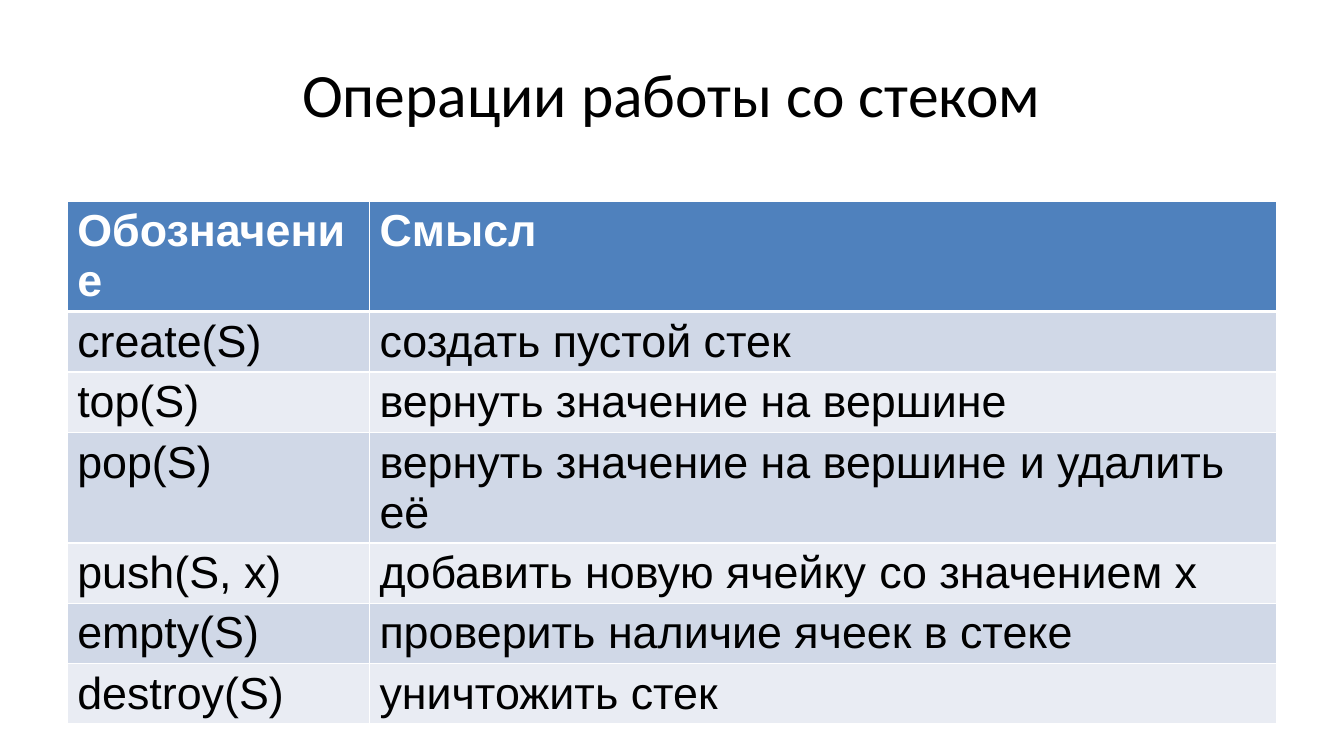
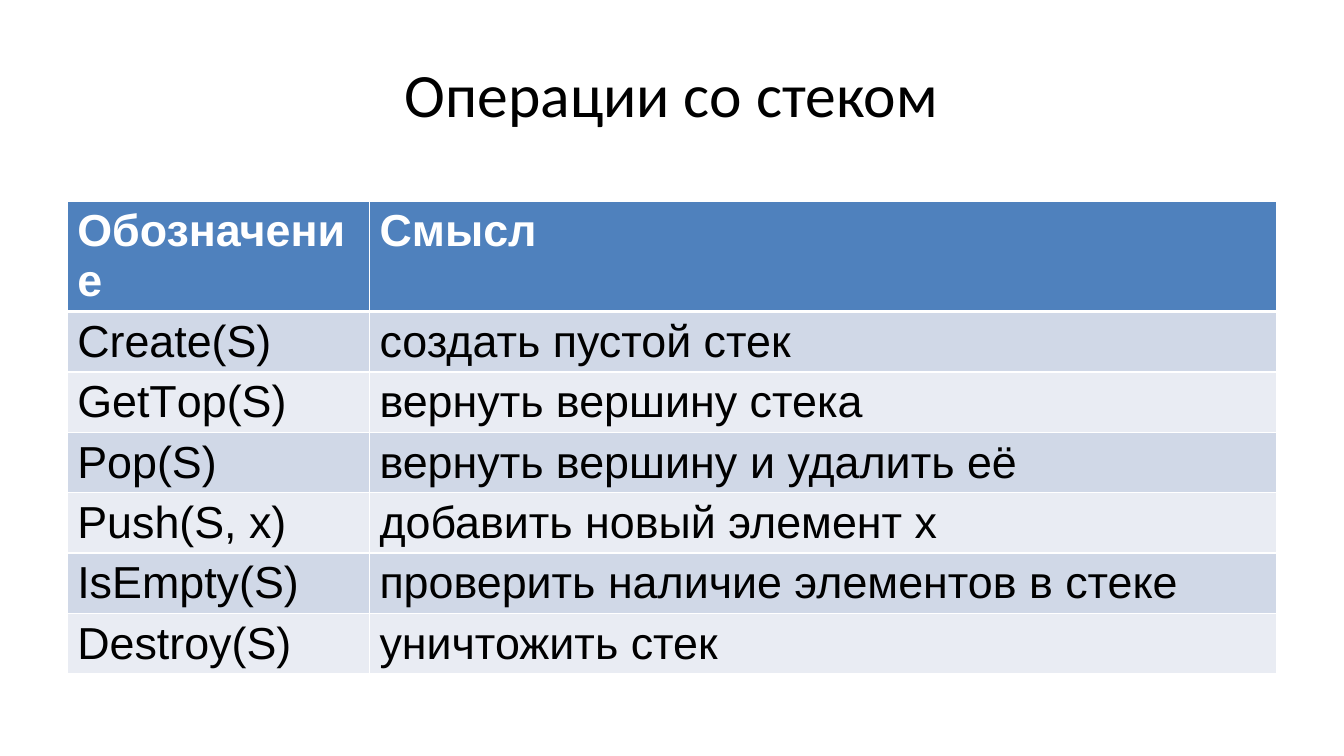
Before and after one commit to Evgueni-Petrov-aka-espetrov/Algorithms-and-Programming-in-C-pptx, a slide deck: slide 28 of 08 Списки.pptx. Drawn at 1344x756 pixels with LibreOffice and Linux fonts; fonts in the diff are those of the drawing. Boxes give left, top, right and bottom in pixels: in the first picture for what was removed or moved away, otherwise in the second. Text is boxed around its words. In the diff, an @@ line names an element or a change of style, - is before the commit and + after.

```diff
--- a/08 Списки.pptx
+++ b/08 Списки.pptx
@@ title at (405, 77, 938, 127): text changed @@
-Операции работы со стеком
+Операции со стеком
@@ table at (68, 201, 1277, 672) @@
-row 2, column 1: create(S)
+row 2, column 1: Create(S)
-row 3, column 1: top(S)
+row 3, column 1: GetTop(S)
-row 3, column 2: вернуть значение на вершине
+row 3, column 2: вернуть вершину стека
-row 4, column 1: pop(S)
+row 4, column 1: Pop(S)
-row 4, column 2: вернуть значение на вершине и удалить её
+row 4, column 2: вернуть вершину и удалить её
-row 5, column 1: push(S, x)
+row 5, column 1: Push(S, x)
-row 5, column 2: добавить новую ячейку со значением x
+row 5, column 2: добавить новый элемент x
-row 6, column 1: empty(S)
+row 6, column 1: IsEmpty(S)
-row 6, column 2: проверить наличие ячеек в стеке
+row 6, column 2: проверить наличие элементов в стеке
-row 7, column 1: destroy(S)
+row 7, column 1: Destroy(S)
```
Also in this commit, not shown: 20 other slides changed, 3 slides added, 3 slides removed.
